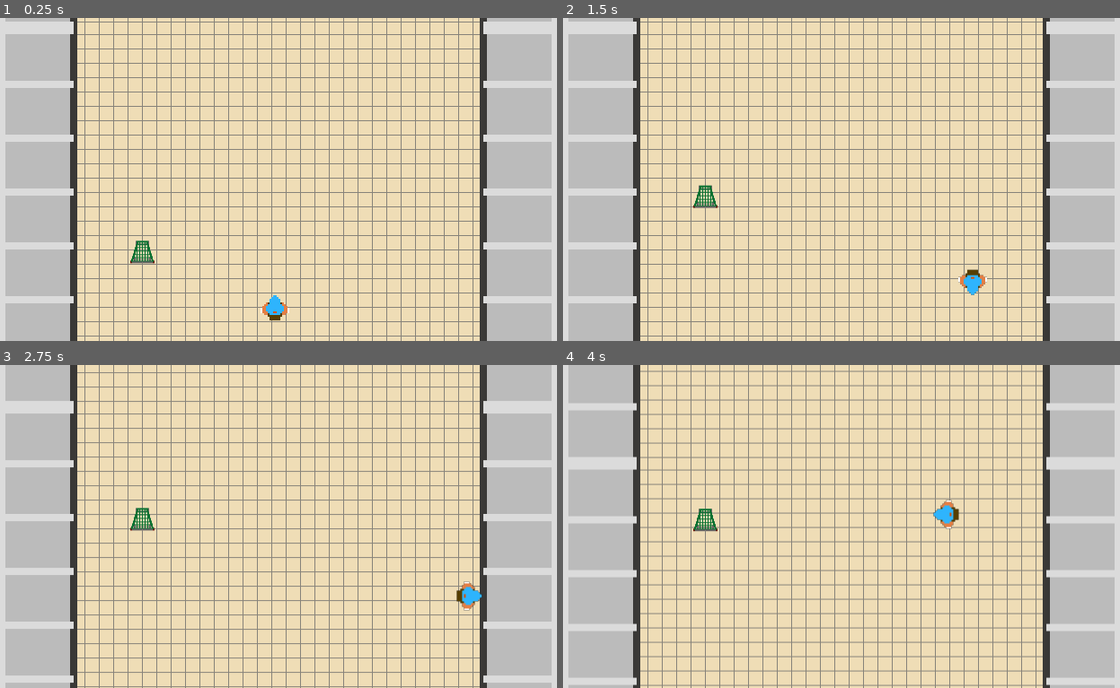
Above: before the commit, frames 1-4 (two rows, left to right).
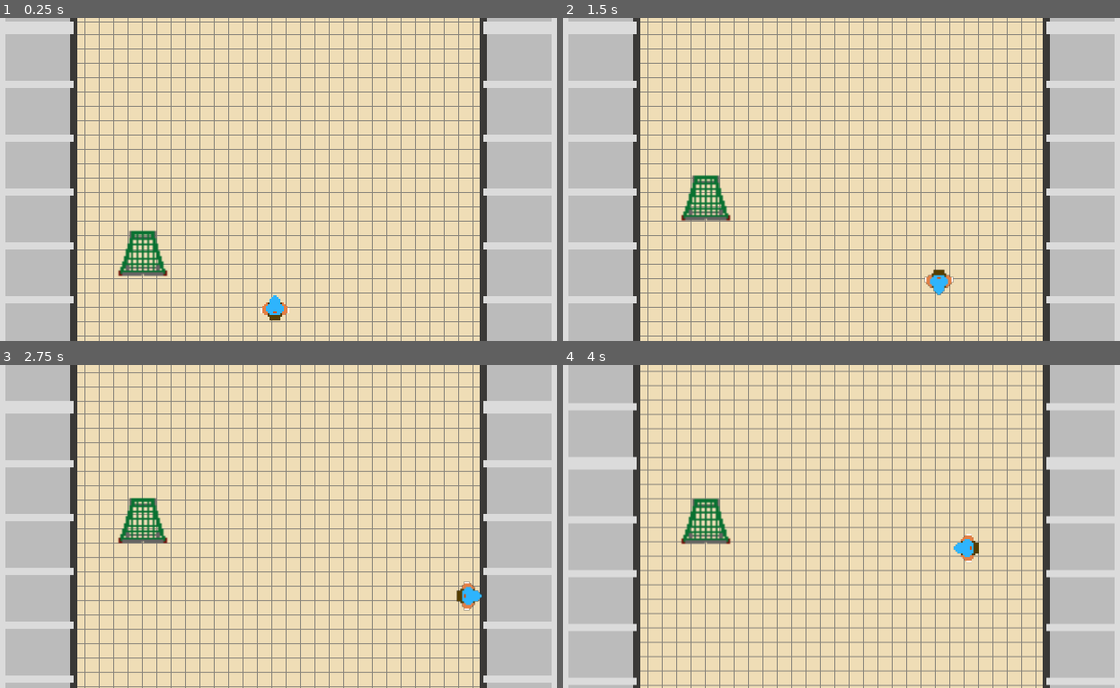
Above: after the commit, the same moments.

Repository: SpeedyLom/wild-jam-65
Game: Godot game, scene res://scenes/game.tscn
Same seed, same stepped clock (60 frames per second), same inputs: the game is played once before the commit and once after it.
Inputs:
- Up to frame 1 (0.25 s): no input
- Up to frame 2 (1.5 s): hold D (right) 0.53-1.28 s; hold S (down) from 1.28 s (still down)
- Up to frame 3 (2.75 s): release S (down) at 2.03 s; hold D (right) from 2.03 s (still down)
- Up to frame 4 (4 s): release D (right) at 2.78 s; hold W (up) 2.78-3.53 s; hold A (left) from 3.53 s (still down)

The runs differ from the first frame. In frame 1, 0.9% of the frame differs, in the area x 21-31%, y 65-80%; in frame 2, 1.4%; in frame 3, 0.9%; in frame 4, 1.4%, in the area x 21-75%, y 41-62%.

Commit message:
Add random stopping to trolley

Diff:
--- a/entities/player.tscn
+++ b/entities/player.tscn
@@ -201,6 +201,7 @@
 [node name="Player" type="CharacterBody2D"]
 collision_layer = 2
 script = ExtResource("1_vqbhu")
+speed = 150
 
 [node name="Sprite2D" type="Sprite2D" parent="."]
 texture = ExtResource("1_ctegb")
--- a/scenes/aisle.gd
+++ b/scenes/aisle.gd
@@ -6,7 +6,6 @@
 	var aisle = Aisle.instantiate()
 
 	aisle.global_position = global_position + Vector2(0, -732)
-	print(aisle.global_position)
 
 	add_sibling(aisle)
 	queue_free()
--- a/scenes/trolley.gd
+++ b/scenes/trolley.gd
@@ -5,12 +5,29 @@
 @export var follow_speed: int = 5
 
 @onready var camera := $Camera2D
+@onready var timer := $Timer
+
+var waiting := false;
 
 func _ready() -> void:
 	camera.enabled = true
 	camera.make_current()
 
+	timer.wait_time = randi_range(15, 25)
+	timer.start()
+
 func _process(delta):
-	var direction := Vector2.UP
-	var velocity = direction * speed
-	translate(velocity * delta)
+	if waiting == false:
+		var direction := Vector2.UP
+		var velocity = direction * speed
+		translate(velocity * delta)
+
+func _on_timer_timeout():
+	waiting = not waiting
+
+	if waiting:
+		timer.wait_time = randi_range(2, 6)
+	else:
+		timer.wait_time = randi_range(10, 25)
+
+	timer.start()
--- a/scenes/trolley.tscn
+++ b/scenes/trolley.tscn
@@ -14,10 +14,12 @@
 script = ExtResource("1_81c8e")
 
 [node name="Sprite2D" type="Sprite2D" parent="."]
+scale = Vector2(2, 2)
 texture = ExtResource("1_r03p7")
 
 [node name="CollisionShape2D" type="CollisionShape2D" parent="."]
 position = Vector2(0.5, 2.5)
+scale = Vector2(2, 2)
 shape = SubResource("RectangleShape2D_6iouy")
 
 [node name="Camera2D" type="Camera2D" parent="."]
@@ -25,6 +27,14 @@
 limit_bottom = 350
 position_smoothing_enabled = true
 
+[node name="CollisionShape2D3" type="CollisionShape2D" parent="."]
+position = Vector2(152, -180)
+shape = SubResource("RectangleShape2D_s127t")
+
 [node name="CollisionShape2D2" type="CollisionShape2D" parent="."]
 position = Vector2(152, 113)
 shape = SubResource("RectangleShape2D_s127t")
+
+[node name="Timer" type="Timer" parent="."]
+
+[connection signal="timeout" from="Timer" to="." method="_on_timer_timeout"]
